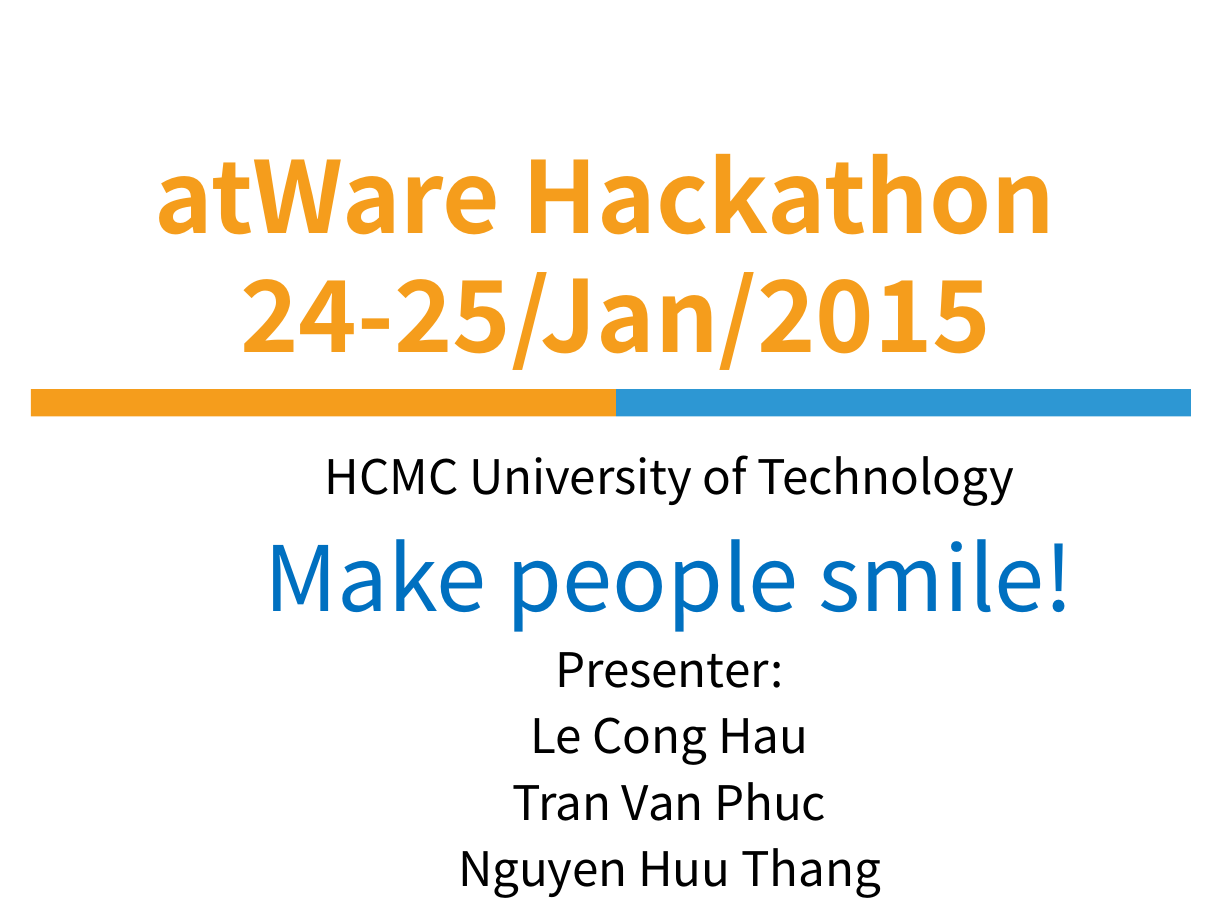
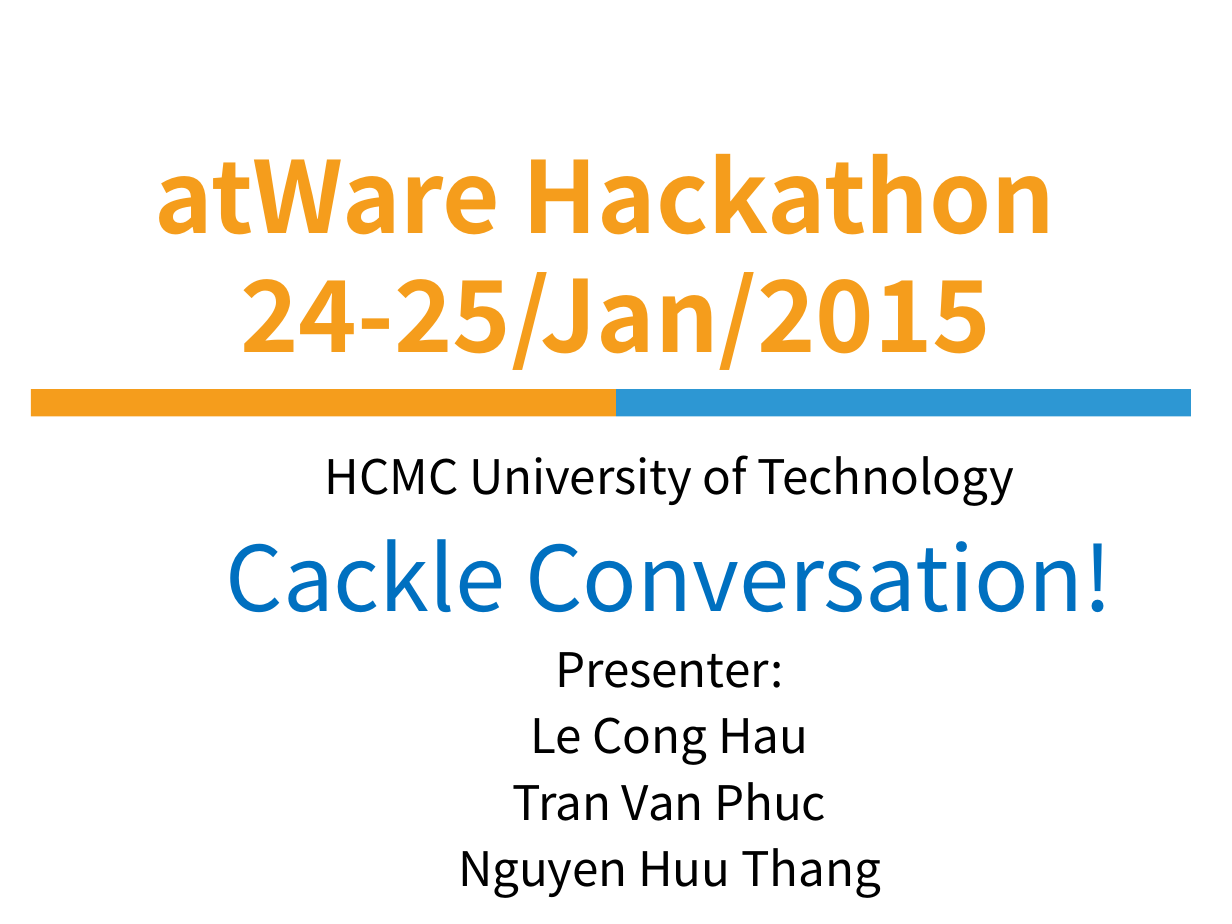
Before and after one commit to huuthang1993/HPT, a slide deck: slide 1 of Document/slide.pptx. Drawn at 1232x924 pixels with LibreOffice and Linux fonts; fonts in the diff are those of the drawing; background and template pictures are left out. Boxes give left, top, right and bottom in pixels: in the first picture for what was removed or moved away, otherwise in the second. Text is boxed around its words. In the diff, an @@ line names an element or a change of style, - is before the commit and + after.

```diff
--- a/Document/slide.pptx
+++ b/Document/slide.pptx
@@ subtitle at (226, 539, 1113, 612): text changed @@
-Make people smile!
+Cackle Conversation!
```
Also in this commit, not shown: 5 other files.
